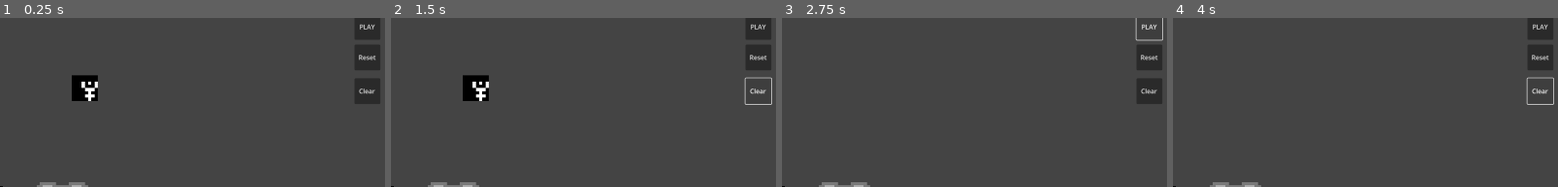
Above: before the commit, frames 1-4 (left to right).
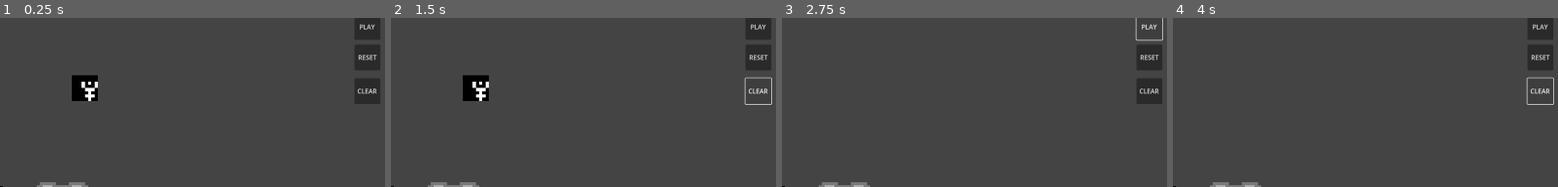
Above: after the commit, the same moments.

Repository: reevesc7/2d-animator-godot
Game: Godot game, scene res://Scenes/hub_network.tscn
Two runs of this game, one before a commit and one after it. Both use one fixed random seed, a clock stepped at 60 frames per second and the inputs below.
Inputs:
- Up to frame 1 (0.25 s): no input
- Up to frame 2 (1.5 s): click "Reset" (after the commit: "RESET") at 0.5 s; click "Clear" (after the commit: "CLEAR") at 1.25 s
- Up to frame 3 (2.75 s): click "PLAY" at 2 s
- Up to frame 4 (4 s): click "PLAY" at 2.75 s; click "Clear" (after the commit: "CLEAR") at 3.5 s
The pictures show only the part of the screen within x 50-100%, y 4-54%; the shares and areas given below are measured in that part.

The runs differ from the first frame. In frame 1, 0.2% of the frame differs, in the area x 92-98%, y 21-46%; in frame 2, 0.2%; in frame 3, 0.2%; in frame 4, 0.2%.

Commit message:
Added base class Report, with value variable.

Diff:
--- a/Scenes/hub_network.tscn
+++ b/Scenes/hub_network.tscn
@@ -127,7 +127,7 @@
 offset_top = 100.0
 offset_right = 1894.0
 offset_bottom = 164.0
-text = "Reset"
+text = "RESET"
 
 [node name="Connector" parent="." node_paths=PackedStringArray("clear_trigger", "targeter", "trigger") instance=ExtResource("12_g0pfm")]
 script = ExtResource("13_nly4m")
@@ -140,4 +140,4 @@
 offset_top = 184.0
 offset_right = 1894.0
 offset_bottom = 248.0
-text = "Clear"
+text = "CLEAR"
--- a/Scripts/angle_report.gd
+++ b/Scripts/angle_report.gd
@@ -1,5 +1,5 @@
 class_name AngleReport
-extends Label
+extends Report
 
 
 @export var vertex: Prop:
--- a/Scripts/length_report.gd
+++ b/Scripts/length_report.gd
@@ -1,5 +1,5 @@
 class_name LengthReport
-extends Label
+extends Report
 
 
 enum DistanceFormula {CHEBYSHEV, EUCLIDEAN, MANHATTAN}
--- /dev/null
+++ b/Scripts/report.gd
@@ -0,0 +1,5 @@
+class_name Report
+extends Label
+
+
+var value: float
